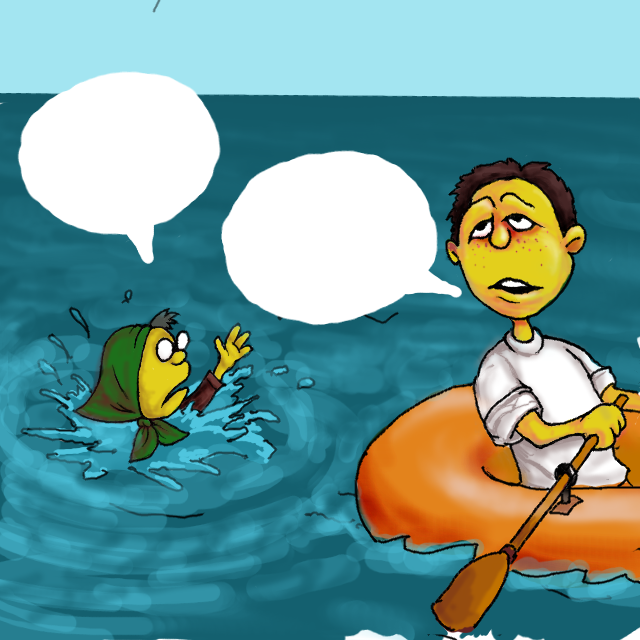
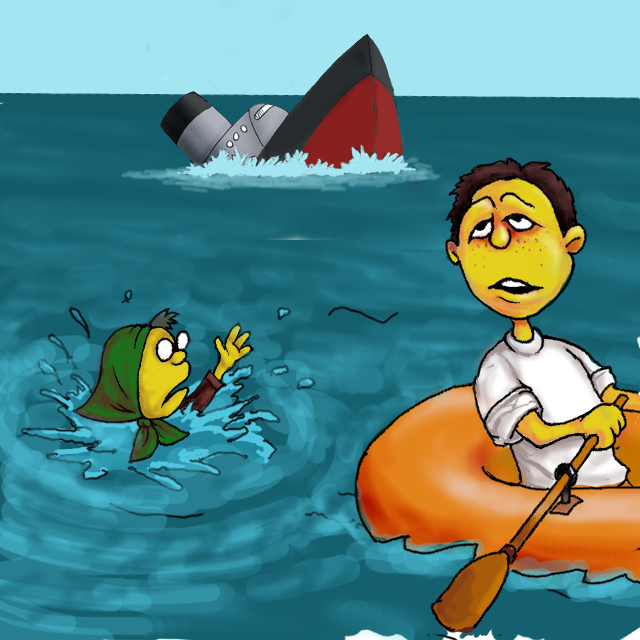
Layer changes from the first 640×640 image to the second:
hid "Новый слой#11" over [left=17, top=71, right=462, bottom=326]
added layer "Новый слой#12" above "Новый слой#13" over [left=176, top=144, right=417, bottom=180]
added layer "Новый слой#13" above "Вставленный слой" over [left=120, top=156, right=442, bottom=195]
added layer "Вставленный слой" above "Новый слой#6" over [left=147, top=0, right=442, bottom=240]
painted on "Новый слой#6" over [left=152, top=0, right=161, bottom=13]
